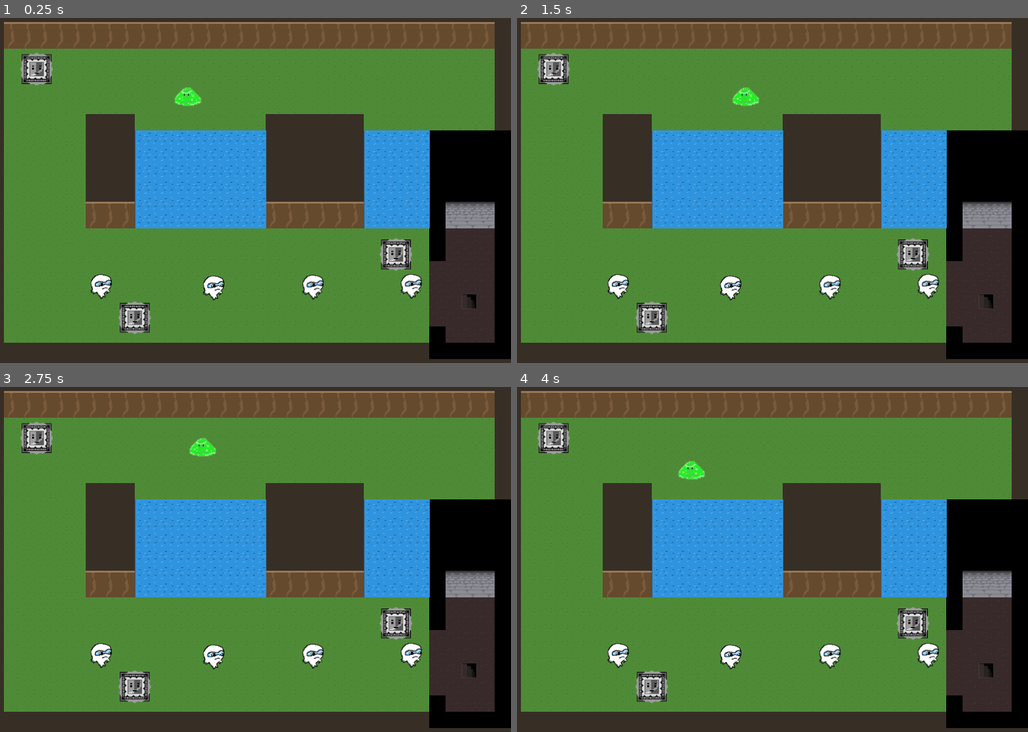
Above: before the commit, frames 1-4 (two rows, left to right).
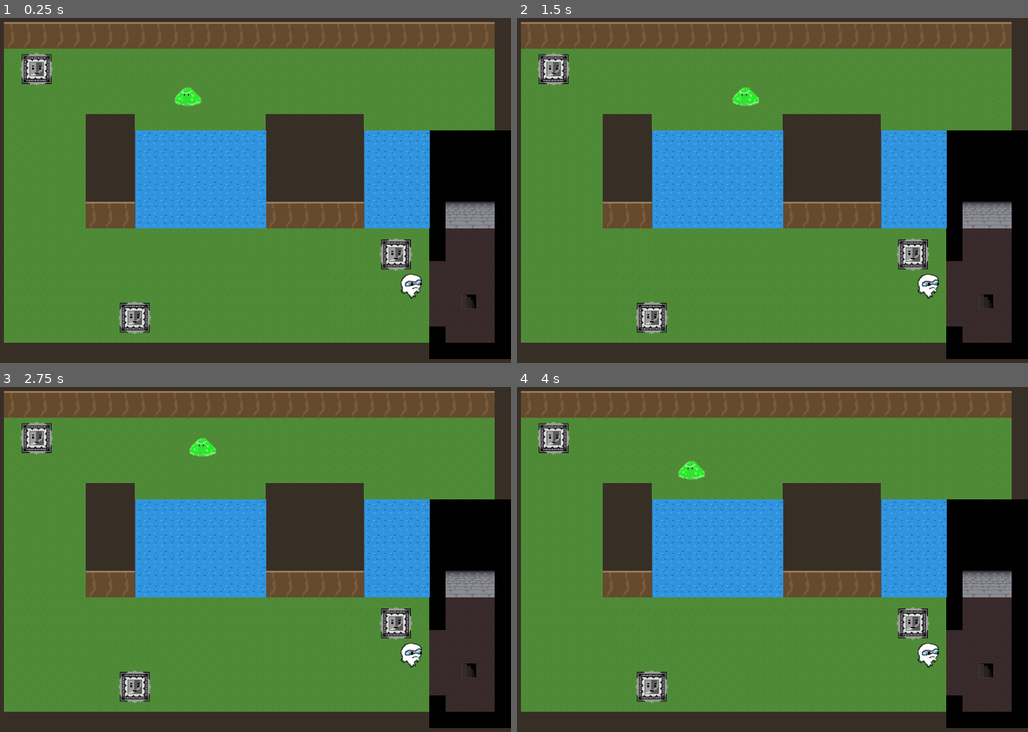
Above: after the commit, the same moments.

Repository: mfurtak/gmtk-game-jam-2019
Game: Godot game, scene res://Level6.tscn
Two runs of this game, one before a commit and one after it. Both use one fixed random seed, a clock stepped at 60 frames per second and the inputs below. This scene is started directly instead of the project's main scene. Sound files missing from this copy of the repository are replaced by a short silence.
Inputs:
- Up to frame 1 (0.25 s): no input
- Up to frame 2 (1.5 s): hold Right (ui_right) 0.53-1.28 s; tap Space (ui_select) at 0.77 s; hold Down (ui_down) from 1.28 s (still down)
- Up to frame 3 (2.75 s): tap Space (ui_select) at 1.52 s; release Down (ui_down) at 2.03 s; hold Right (ui_right) from 2.03 s (still down)
- Up to frame 4 (4 s): release Right (ui_right) at 2.78 s; hold Up (ui_up) 2.78-3.53 s; tap Space (ui_select) at 3.02, 3.77 s; hold Left (ui_left) from 3.53 s (still down)

The runs differ from the first frame. In frame 1, 0.7% of the frame differs, in the area x 17-64%, y 74-82%; in frame 2, 0.7%; in frame 3, 0.7%; in frame 4, 0.7%.
Error in both runs: Invalid get index 'position' (on base: 'null instance'). (res://Ghostie.gd:30)

Commit message:
Enhance ghosts

Diff:
--- a/gmtk-godot/Ghostie.gd
+++ b/gmtk-godot/Ghostie.gd
@@ -3,10 +3,10 @@
 var direction = Vector2()
 var velocity = Vector2()
 var is_ghosting = false
-const MAX_HEALTH = 30.0
-const SPEED = 10
-const TOP_SPEED = 70
-const DAMAGE = 10
+const MAX_HEALTH = 20.0
+const SPEED = 40
+const TOP_SPEED = 150
+const DAMAGE = 25
 
 var current_health = MAX_HEALTH
 
--- a/gmtk-godot/Level4.tscn
+++ b/gmtk-godot/Level4.tscn
@@ -9,7 +9,6 @@
 [node name="Level4" type="Node2D"]
 
 [node name="EnvTilemap" parent="." instance=ExtResource( 1 )]
-format = 1
 tile_data = PoolIntArray( 0, 3, 0, 1, 3, 0, 2, 3, 0, 3, 3, 0, 4, 3, 0, 5, 3, 0, 6, 3, 0, 7, 3, 0, 8, 3, 0, 9, 3, 0, 10, …(8421 unchanged characters)…
 
 [node name="Exit" parent="." instance=ExtResource( 2 )]
--- a/gmtk-godot/Level5.tscn
+++ b/gmtk-godot/Level5.tscn
@@ -12,7 +12,6 @@
 [node name="Level5" type="Node2D"]
 
 [node name="EnvTilemap" parent="." instance=ExtResource( 1 )]
-format = 1
 tile_data = PoolIntArray( 0, 3, 0, 1, 4, 0, 2, 4, 0, 3, 4, 0, 4, 4, 0, 5, 4, 0, 6, 4, 0, 7, 4, 0, 8, 4, 0, 9, 4, 0, 10, …(7409 unchanged characters)…
 
 [node name="Exit" parent="." instance=ExtResource( 2 )]
@@ -22,10 +21,7 @@
 [node name="Enemies" type="Node" parent="."]
 
 [node name="Ghostie" parent="Enemies" instance=ExtResource( 3 )]
-position = Vector2( 448, 93 )
-
-[node name="Ghostie2" parent="Enemies" instance=ExtResource( 3 )]
-position = Vector2( 800, 160 )
+position = Vector2( 768, 151 )
 
 [node name="Blob" parent="Enemies" instance=ExtResource( 4 )]
 position = Vector2( 704, 480 )
@@ -36,8 +32,17 @@
 [node name="Blob3" parent="Enemies" instance=ExtResource( 4 )]
 position = Vector2( 197.653, 87.4483 )
 
+[node name="Blob7" parent="Enemies" instance=ExtResource( 4 )]
+position = Vector2( 288, 183 )
+
 [node name="Blob4" parent="Enemies" instance=ExtResource( 4 )]
-position = Vector2( 669.454, 92.8036 )
+position = Vector2( 669, 93 )
+
+[node name="Blob5" parent="Enemies" instance=ExtResource( 4 )]
+position = Vector2( 416, 183 )
+
+[node name="Blob6" parent="Enemies" instance=ExtResource( 4 )]
+position = Vector2( 544, 119 )
 
 [node name="Pickups" type="Node" parent="."]
 
--- a/gmtk-godot/Level6.tscn
+++ b/gmtk-godot/Level6.tscn
@@ -12,7 +12,6 @@
 [node name="Level6" type="Node2D"]
 
 [node name="EnvTilemap" parent="." instance=ExtResource( 1 )]
-format = 1
 tile_data = PoolIntArray( -1, 3, 0, -65536, 3, 0, -65535, 3, 0, -65534, 3, 0, -65533, 3, 0, -65532, 3, 0, -65531, 3, 0, …(9900 unchanged characters)…
 
 [node name="Exit" parent="." instance=ExtResource( 2 )]
@@ -23,15 +22,6 @@
 
 [node name="Ghostie" parent="Enemies" instance=ExtResource( 3 )]
 position = Vector2( 830.649, 528.725 )
-
-[node name="Ghostie2" parent="Enemies" instance=ExtResource( 3 )]
-position = Vector2( 638.393, 530.331 )
-
-[node name="Ghostie3" parent="Enemies" instance=ExtResource( 3 )]
-position = Vector2( 443.996, 531.938 )
-
-[node name="Ghostie4" parent="Enemies" instance=ExtResource( 3 )]
-position = Vector2( 223.893, 529.26 )
 
 [node name="Thwomp" parent="Enemies" instance=ExtResource( 4 )]
 position = Vector2( 96, 104 )
--- a/gmtk-godot/Level7.tscn
+++ b/gmtk-godot/Level7.tscn
@@ -12,7 +12,6 @@
 [node name="7" type="Node2D"]
 
 [node name="EnvTilemap" parent="." instance=ExtResource( 1 )]
-format = 1
 tile_data = PoolIntArray( 65535, 536870921, 0, 0, 9, 0, 1, 9, 0, 2, 9, 0, 3, 9, 0, 4, 9, 0, 5, 9, 0, 6, 9, 0, 7, 9, 0,  …(13018 unchanged characters)…
 
 [node name="Exit" parent="." instance=ExtResource( 2 )]
@@ -21,14 +20,8 @@
 
 [node name="Enemies" type="Node" parent="."]
 
-[node name="Ghostie" parent="Enemies" instance=ExtResource( 3 )]
-position = Vector2( 96, 192 )
-
 [node name="Ghostie2" parent="Enemies" instance=ExtResource( 3 )]
 position = Vector2( 96, 448 )
-
-[node name="Ghostie3" parent="Enemies" instance=ExtResource( 3 )]
-position = Vector2( 95.9999, 320 )
 
 [node name="Blob" parent="Enemies" instance=ExtResource( 4 )]
 position = Vector2( 544, 448 )
@@ -62,4 +55,4 @@
 
 [node name="ImpassableTilemap" parent="." instance=ExtResource( 8 )]
 position = Vector2( -63.1925, -64.2636 )
-tile_data = PoolIntArray( 1, 0, 0, 65537, 0, 0, 327689, 1, 0 …(708 unchanged characters)… , 1, 0, 983050, 1, 0, 983051, 1, 0, 983067, 1, 0, 983068, 1, 0, 983069, 1, 0, 1048585, 1, 0, 1048586, 1, 0, 1048587, 1, 0, 1048603, 1, 0, 1048604, 1, 0, 10 …(553 unchanged characters)…
+tile_data = PoolIntArray( 1, 0, 0, 65537, 0, 0, 327689, 1, 0 …(708 unchanged characters)… , 1, 0, 983050, 1, 0, 983051, 1, 0, 983056, 1, 0, 983057, 1, 0, 983067, 1, 0, 983068, 1, 0, 983069, 1, 0, 1048585, 1, 0, 1048586, 1, 0, 1048587, 1, 0, 1048592, 1, 0, 1048593, 1, 0, 1048603, 1, 0, 1048604, 1, 0, 10 …(553 unchanged characters)…
--- a/gmtk-godot/Level8.tscn
+++ b/gmtk-godot/Level8.tscn
@@ -12,7 +12,6 @@
 [node name="Level8" type="Node2D"]
 
 [node name="EnvTilemap" parent="." instance=ExtResource( 1 )]
-format = 1
 tile_data = PoolIntArray( -131067, 536870921, 0, -131066, 536870921, 0, -131065, 536870921, 0, -131064, 536870921, 0, - …(14952 unchanged characters)…
 
 [node name="Exit" parent="." instance=ExtResource( 2 )]
@@ -23,15 +22,6 @@
 
 [node name="Ghostie" parent="Enemies" instance=ExtResource( 3 )]
 position = Vector2( 128, 536 )
-
-[node name="Ghostie4" parent="Enemies" instance=ExtResource( 3 )]
-position = Vector2( 76, 448 )
-
-[node name="Ghostie2" parent="Enemies" instance=ExtResource( 3 )]
-position = Vector2( 122, 342 )
-
-[node name="Ghostie3" parent="Enemies" instance=ExtResource( 3 )]
-position = Vector2( 76, 256 )
 
 [node name="Blob" parent="Enemies" instance=ExtResource( 4 )]
 position = Vector2( 392.585, 584.42 )
--- a/gmtk-godot/Level9.tscn
+++ b/gmtk-godot/Level9.tscn
@@ -26,14 +26,8 @@
 [node name="Ghostie" parent="Enemies" instance=ExtResource( 4 )]
 position = Vector2( 96, 128 )
 
-[node name="Ghostie4" parent="Enemies" instance=ExtResource( 4 )]
-position = Vector2( 448, 44 )
-
 [node name="Ghostie2" parent="Enemies" instance=ExtResource( 4 )]
-position = Vector2( 832, 160 )
-
-[node name="Ghostie3" parent="Enemies" instance=ExtResource( 4 )]
-position = Vector2( 640, 64 )
+position = Vector2( 768, 160 )
 
 [node name="Blob" parent="Enemies" instance=ExtResource( 3 )]
 position = Vector2( 64, 352 )
